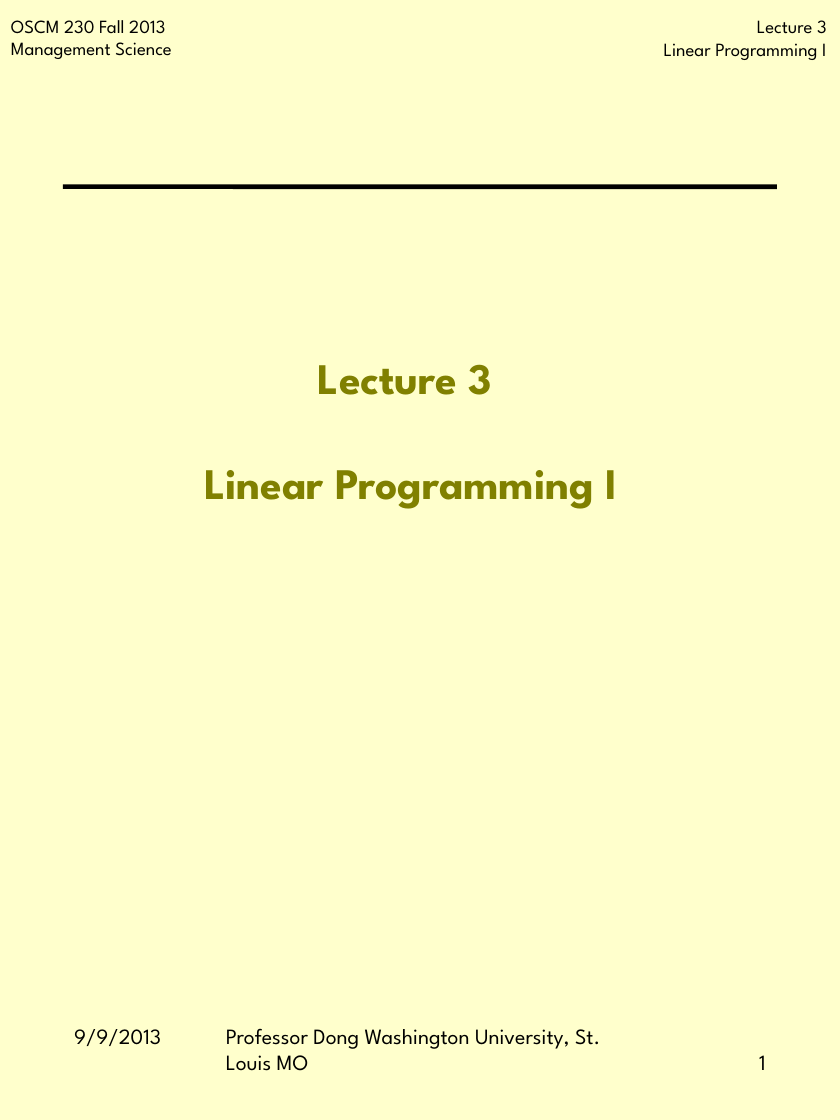
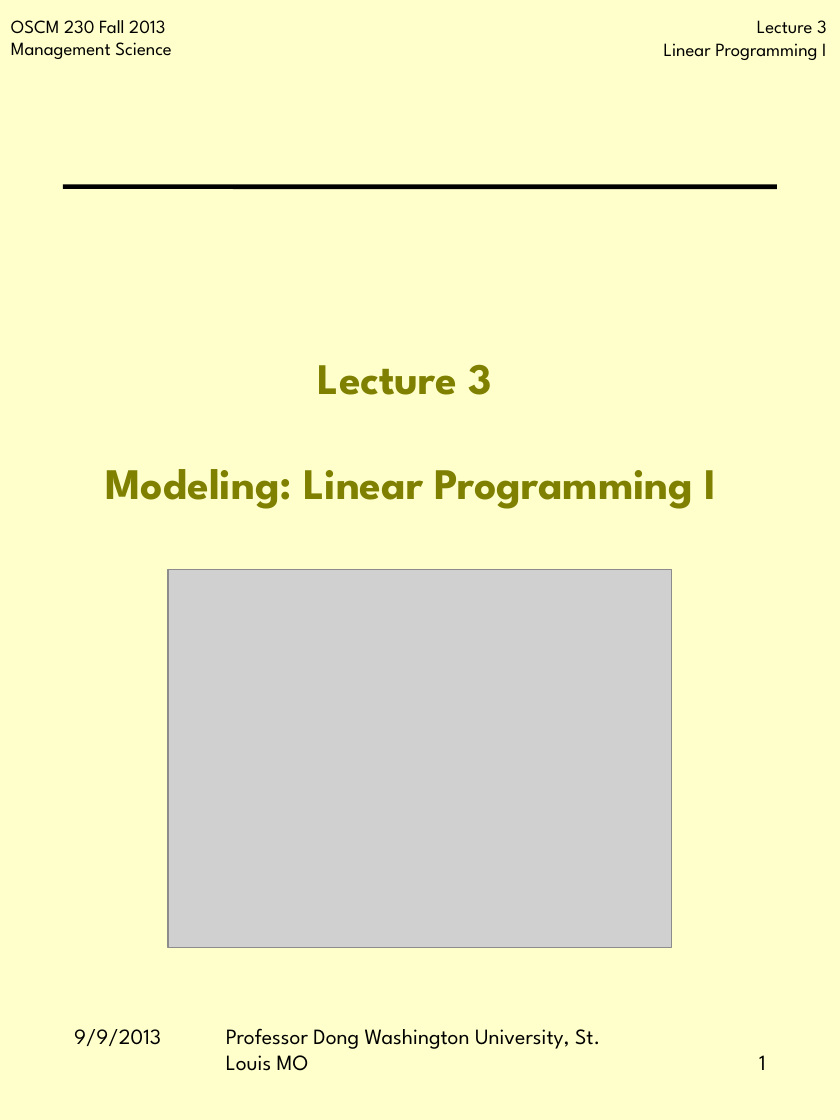
Before and after one commit to jbf232/OSCM230, a slide deck: slide 1 of Fall 2015/Lectures/Lecture 1 LP Intro/Lecture_1_LP.pptx. Drawn at 840x1120 pixels with LibreOffice and Linux fonts; fonts in the diff are those of the drawing; grey boxes stand for pictures; background and template pictures are left out. Boxes give left, top, right and bottom in pixels: in the first picture for what was removed or moved away, otherwise in the second. Text is boxed around its words. In the diff, an @@ line names an element or a change of style, - is before the commit and + after.

```diff
--- a/Fall 2015/Lectures/Lecture 1 LP Intro/Lecture_1_LP.pptx
+++ b/Fall 2015/Lectures/Lecture 1 LP Intro/Lecture_1_LP.pptx
@@ title at [105,364,716,509]: text changed @@
-Lecture 3
-Linear Programming I
+Lecture 3
+Modeling: Linear Programming I
@@ picture added at [168,569,672,948] @@
```
Also in this commit, not shown: 2 other slides changed, 3 slides removed, 7 other files.
